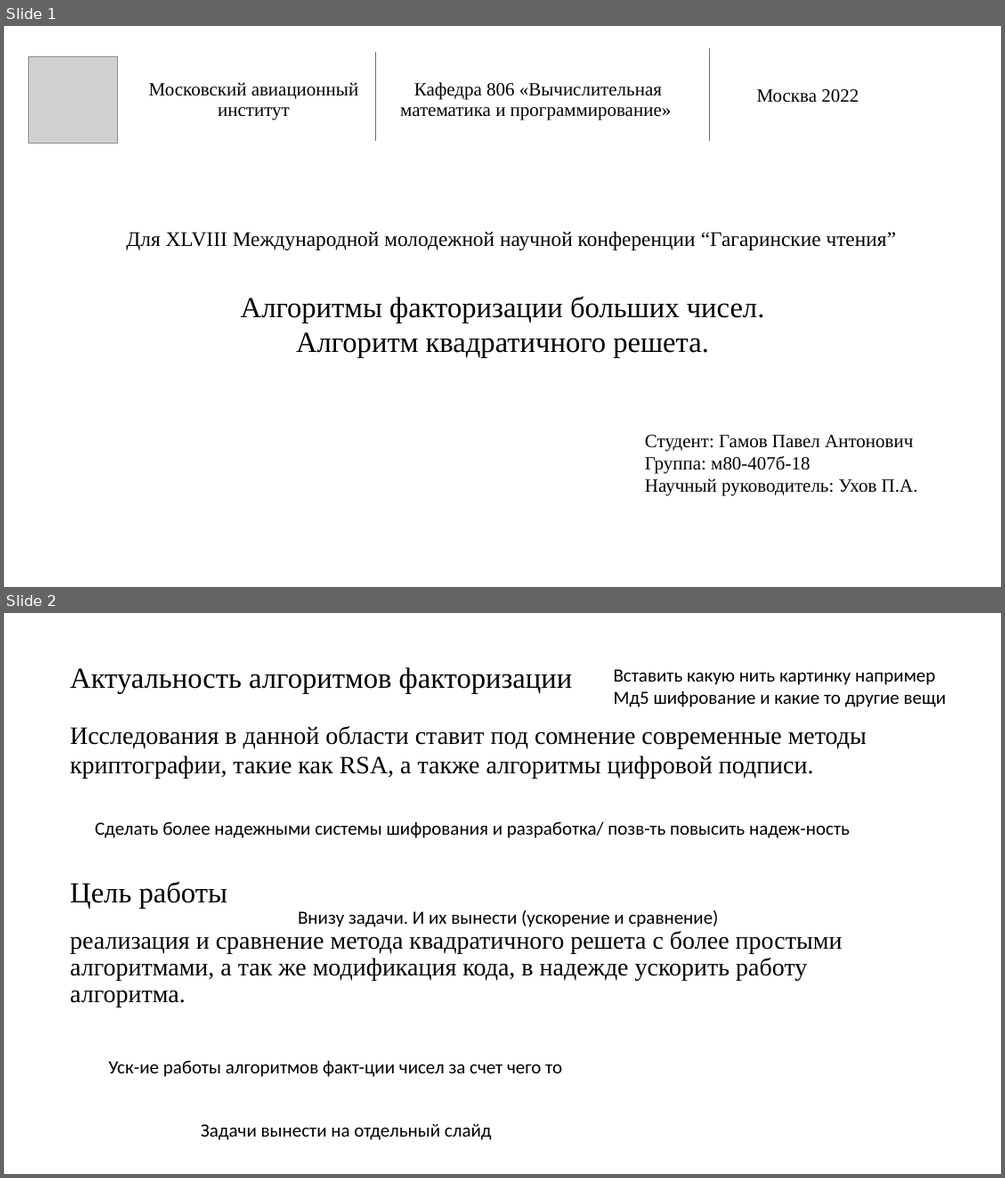
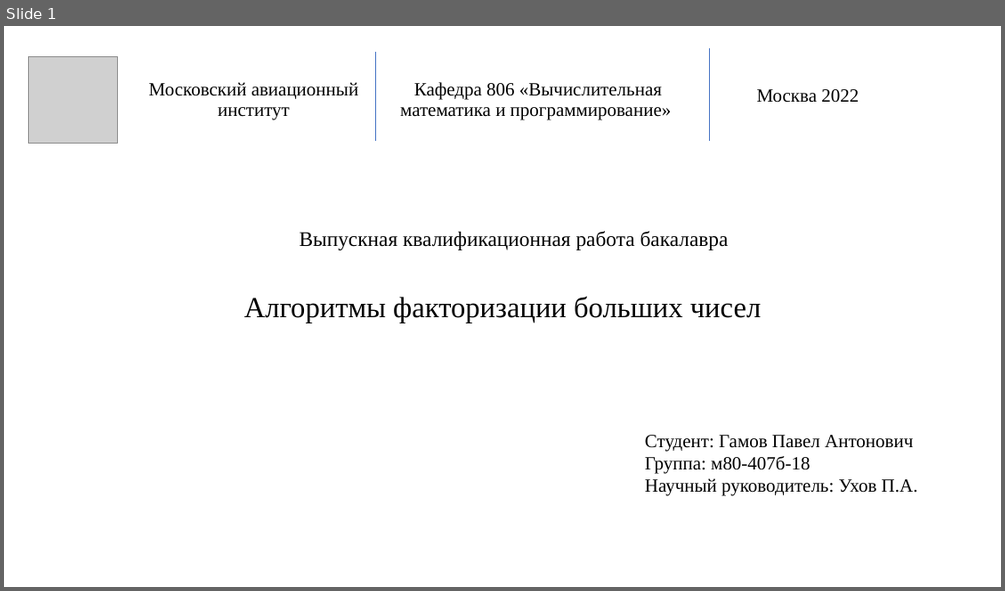
Before and after one commit to pagamov/VKR, a slide deck: Гамов Павел Чтения.pptx. Shown one above the other, each under a label of ours: slides 1 and 2 before the commit, slide 1 after it. The pictures are 1005x1178 and 1005x591 pixels, drawn with LibreOffice and Linux fonts; fonts in the diff are those of the drawing; grey boxes stand for pictures. Boxes give left, top, right and bottom in pixels: in the first picture for what was removed or moved away, otherwise in the second. Text is boxed around its words. In the diff, an @@ line names an element or a change of style, - is before the commit and + after.

```diff
--- a/Гамов Павел Чтения.pptx
+++ b/Гамов Павел Чтения.pptx
@@ slide 2 removed at (4, 613, 1001, 1174), background #FFFFFF @@
@@ title removed at (70, 667, 573, 694) @@
-Актуальность алгоритмов факторизации
@@ text removed at (614, 669, 947, 707) @@
-Вставить какую нить картинку например
-Мд5 шифрование и какие то другие вещи
@@ text removed at (70, 726, 866, 779) @@
-Исследования в данной области ставит под сомнение современные методы криптографии, такие как RSA, а также алгоритмы цифровой подписи.
@@ text removed at (95, 821, 850, 838) @@
-Сделать более надежными системы шифрования и разработка/ позв-ть повысить надеж-ность
@@ text removed at (70, 881, 227, 908) @@
-Цель работы
@@ text removed at (70, 931, 842, 1007) @@
-реализация и сравнение метода квадратичного решета с более простыми алгоритмами, а так же модификация кода, в надежде ускорить работу алгоритма.
@@ text removed at (298, 910, 719, 927) @@
-Внизу задачи. И их вынести (ускорение и сравнение)
@@ text removed at (108, 1060, 562, 1077) @@
-Уск-ие работы алгоритмов факт-ции чисел за счет чего то
@@ text removed at (201, 1123, 492, 1140) @@
-Задачи вынести на отдельный слайд
@@ slide 1 changed as well @@
@@ text at (299, 231, 728, 250): text changed @@
-Для XLVIII Международной молодежной научной конференции “Гагаринские чтения”
+Выпускная квалификационная работа бакалавра
@@ text at (244, 296, 761, 323): text changed @@
-Алгоритмы факторизации больших чисел.
-Алгоритм квадратичного решета.
+Алгоритмы факторизации больших чисел
```
Also in this commit, not shown: 5 other slides changed, 7 slides added, 1 other file.
